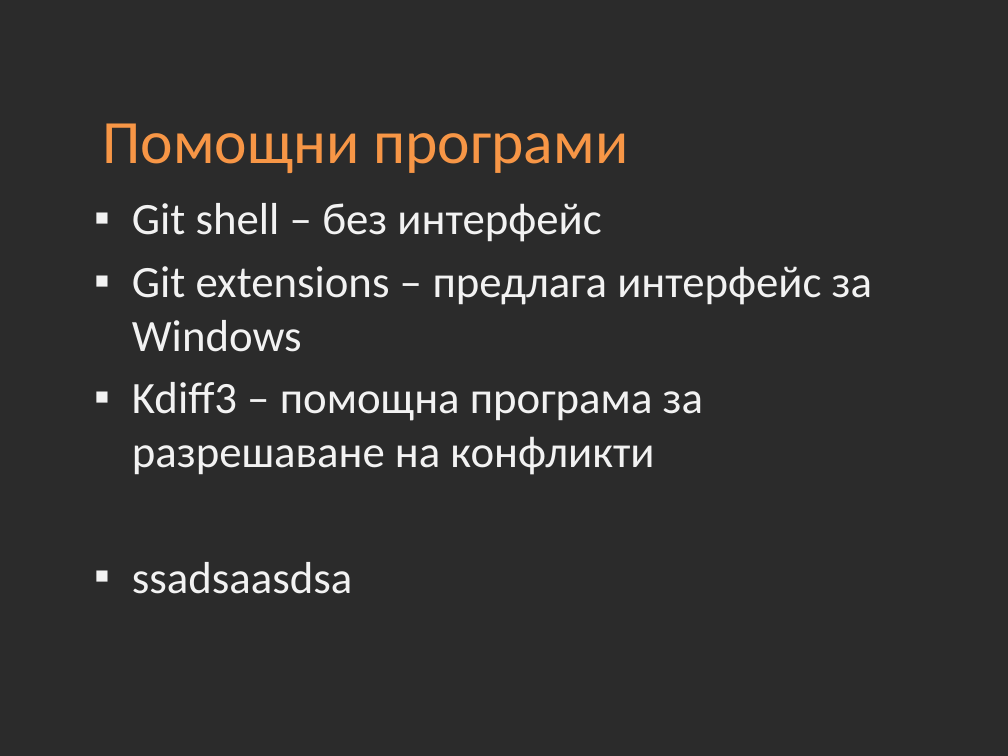
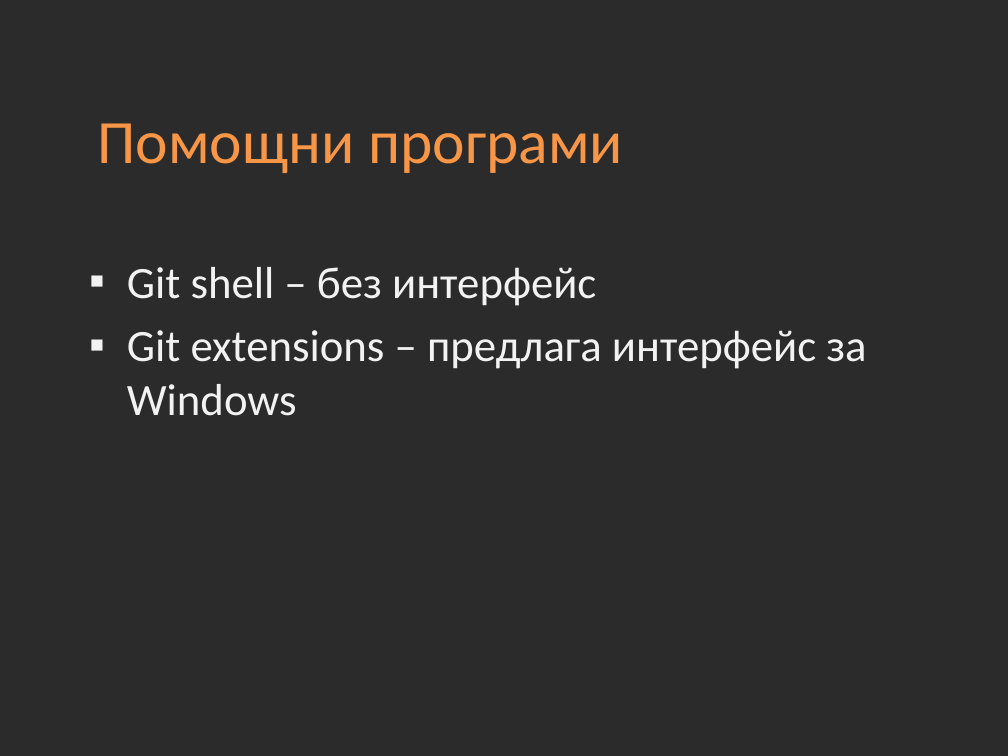
Before and after one commit to Academy-Soft-Intellect/Front-End-Course, a slide deck: slide 7 of 01-Version-Control-Systems.pptx. Drawn at 1008x756 pixels with LibreOffice and Linux fonts; fonts in the diff are those of the drawing; background and template pictures are left out; a plain dark background stands for a picture behind light text. Boxes give left, top, right and bottom in pixels: in the first picture for what was removed or moved away, otherwise in the second. Text is boxed around its words. In the diff, an @@ line names an element or a change of style, - is before the commit and + after.

```diff
--- a/01-Version-Control-Systems.pptx
+++ b/01-Version-Control-Systems.pptx
@@ title "Помощни програми" moved from (x1=102, y1=123, x2=628, y2=173) to (x1=97, y1=123, x2=623, y2=173) @@
@@ text at (x1=132, y1=382, x2=703, y2=594): paragraphs removed @@
-▪ Kdiff3 – помощна програма за разрешаване на конфликти
-▪ ssadsaasdsa
```
Also in this commit, not shown: 4 other slides changed, 5 other files.
